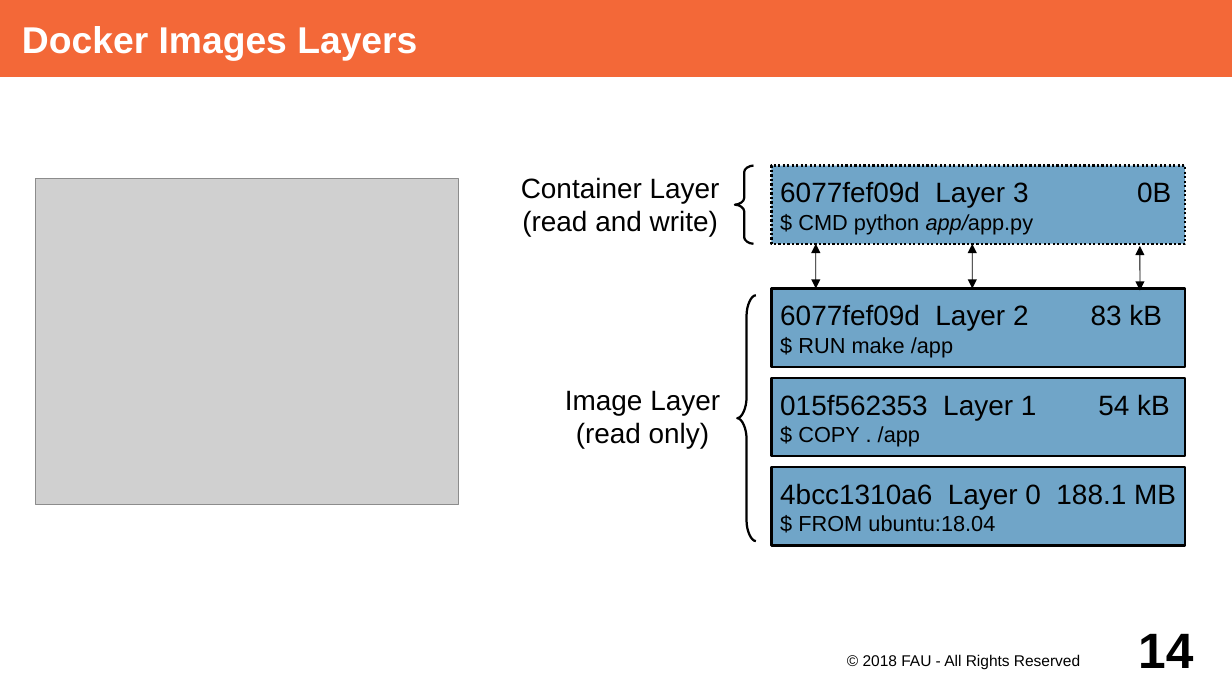
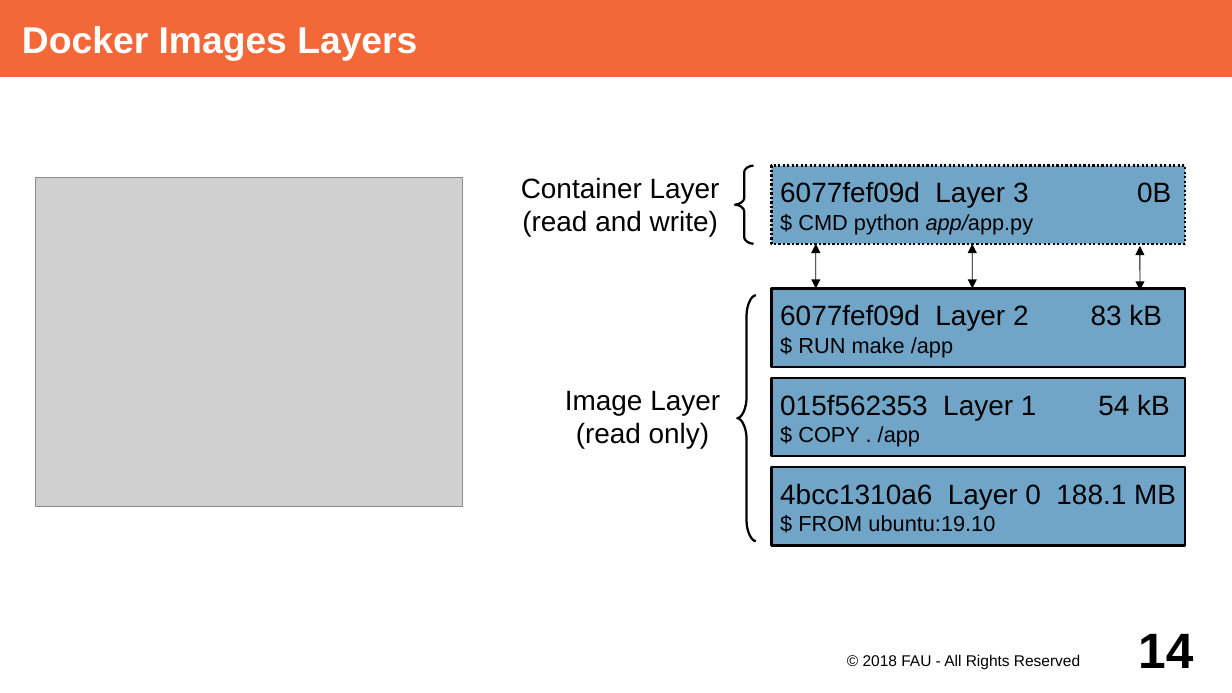
Before and after one commit to dirkriehle/adap-course, a slide deck: slide 14 of Lecture Slides/ADAP Z01 - Containerization.odp. Drawn at 1232x693 pixels with LibreOffice and Linux fonts; fonts in the diff are those of the drawing; grey boxes stand for pictures. Boxes give left, top, right and bottom in pixels: in the first picture for what was removed or moved away, otherwise in the second. Text is boxed around its words. In the diff, an @@ line names an element or a change of style, - is before the commit and + after.

Commit message:
Extend containerization slides with new code example pictures

```diff
--- a/Lecture Slides/ADAP Z01 - Containerization.odp
+++ b/Lecture Slides/ADAP Z01 - Containerization.odp
@@ picture resized from (x1=36, y1=179, x2=458, y2=505) to (x1=36, y1=178, x2=463, y2=508) @@
@@ text in rectangle at (x1=798, y1=515, x2=995, y2=531): text changed @@
-$ FROM ubuntu:18.04
+$ FROM ubuntu:19.10
```
Also in this commit, not shown: 8 other slides changed.
